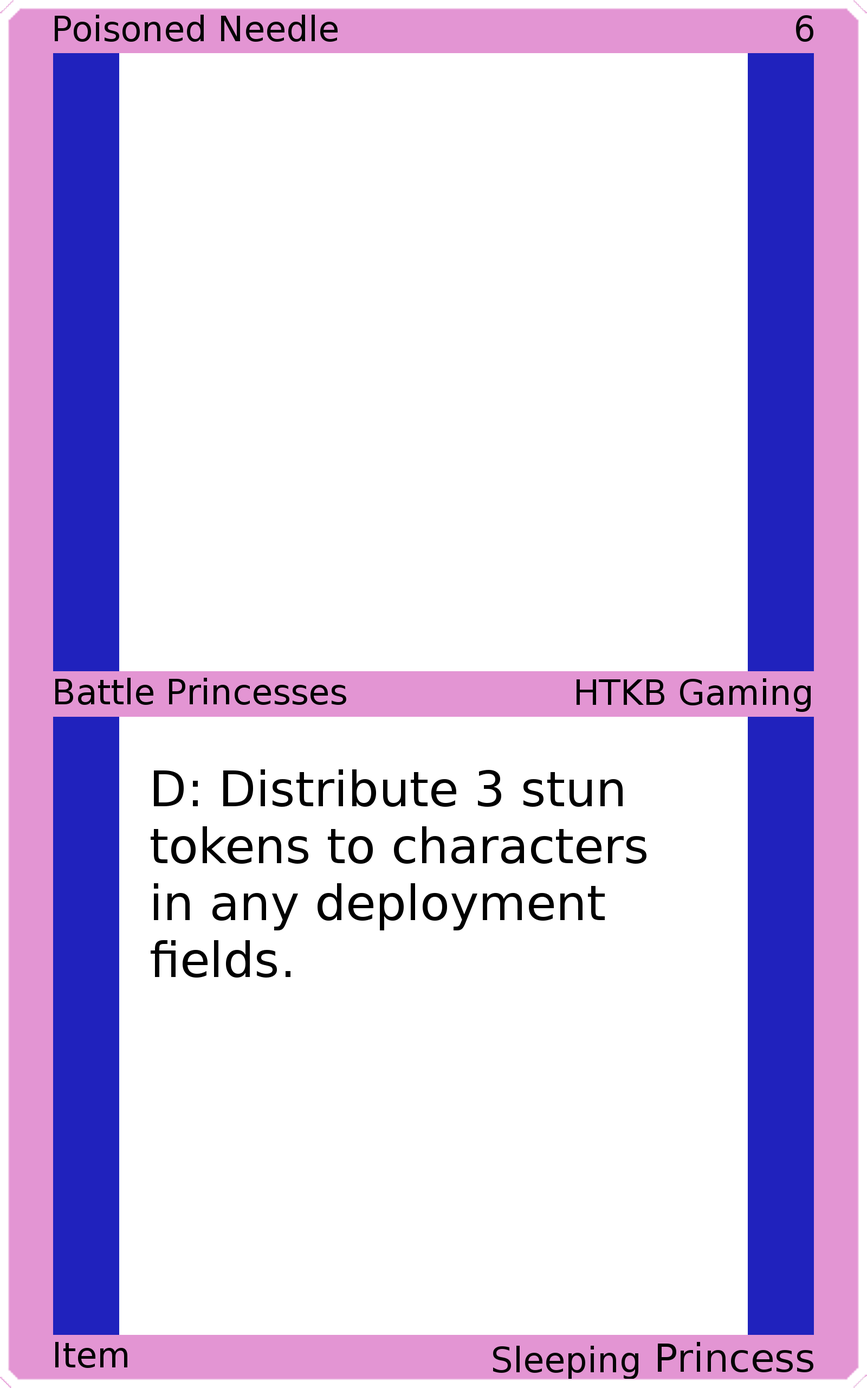
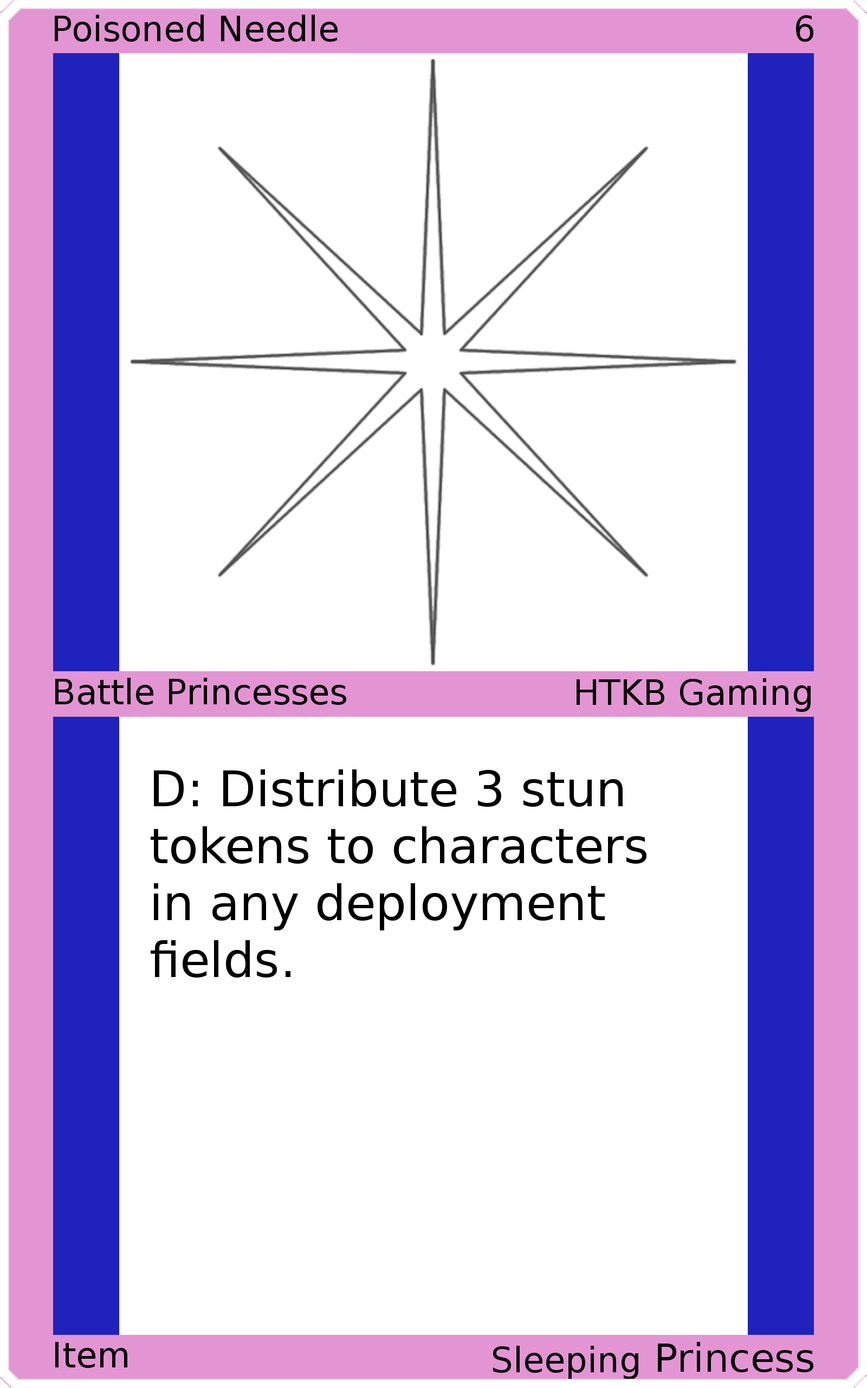
Two versions of the same layered image (867px x 1388px). Layer-by-layer changes:
added layer "Art" above "Top Background" over [left=129, top=57, right=738, bottom=666]
